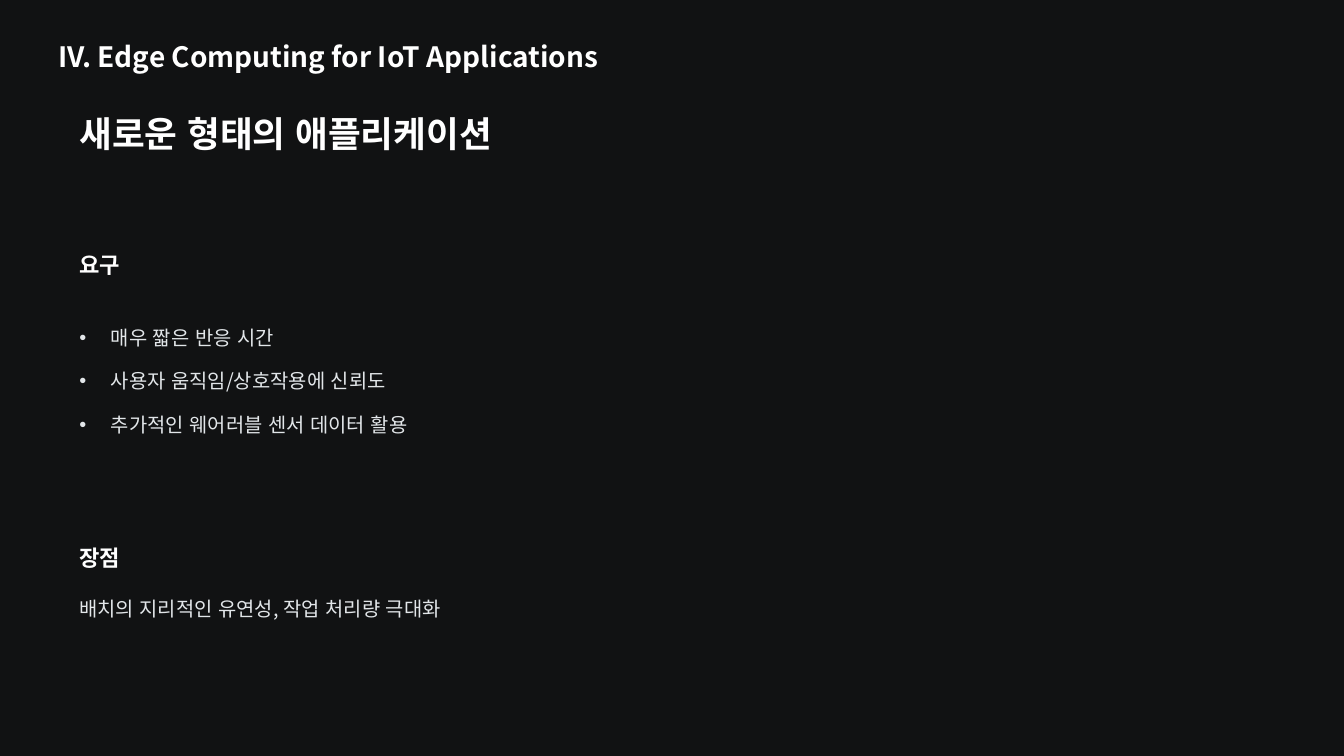
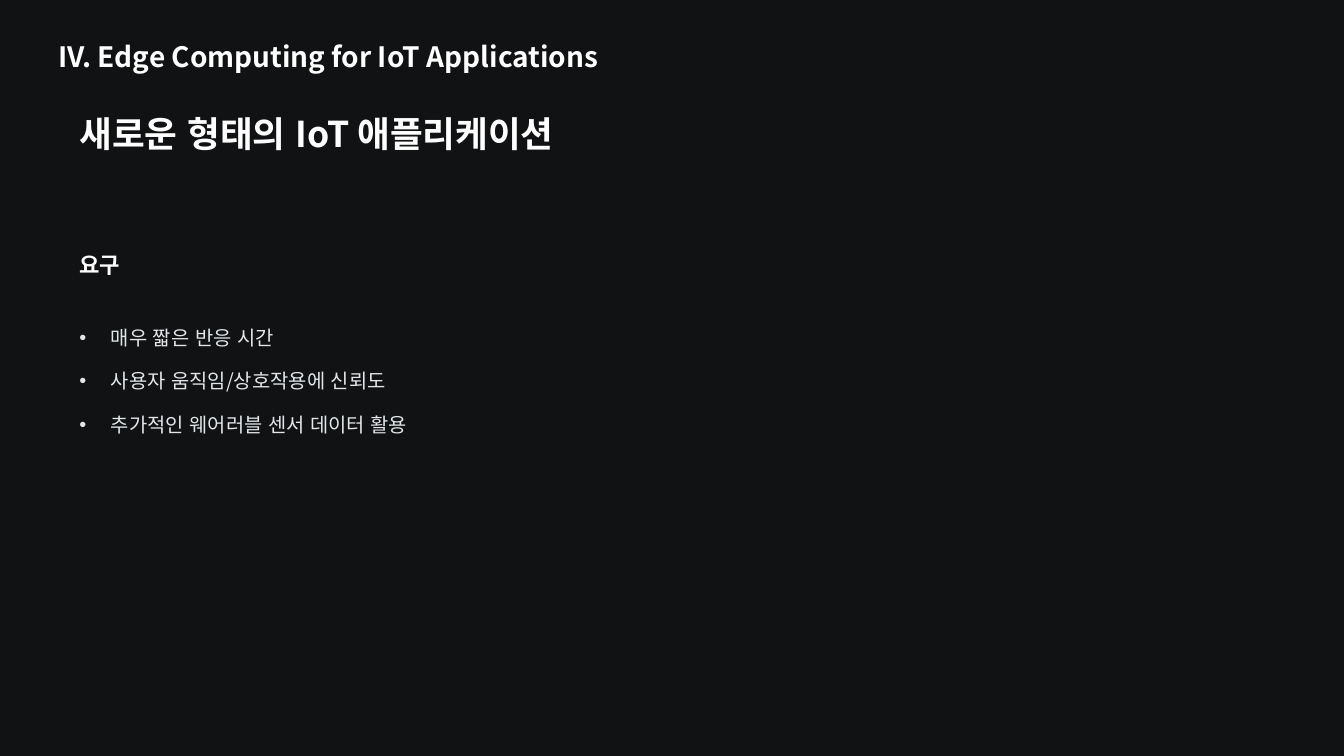
Before and after one commit to dhkeum9886/kmu-cloud-ai, a slide deck: slide 22 of 과제/Edge_Computing_for_the_Internet_of_Thing/Edge-Computing-for-the-Internet-of-Things-A-Case-Study.pptx. Drawn at 1344x756 pixels with LibreOffice and Linux fonts; fonts in the diff are those of the drawing. Boxes give left, top, right and bottom in pixels: in the first picture for what was removed or moved away, otherwise in the second. Text is boxed around its words. In the diff, an @@ line names an element or a change of style, - is before the commit and + after.

```diff
--- a/과제/Edge_Computing_for_the_Internet_of_Thing/Edge-Computing-for-the-Internet-of-Things-A-Case-Study.pptx
+++ b/과제/Edge_Computing_for_the_Internet_of_Thing/Edge-Computing-for-the-Internet-of-Things-A-Case-Study.pptx
@@ text at (79,117,553,151): text changed @@
-새로운 형태의 애플리케이션
+새로운 형태의 IoT 애플리케이션
@@ text removed at (79,547,120,568) @@
-장점
@@ text removed at (79,599,441,620) @@
-배치의 지리적인 유연성, 작업 처리량 극대화
```
Also in this commit, not shown: 4 other slides changed, 1 other file.
